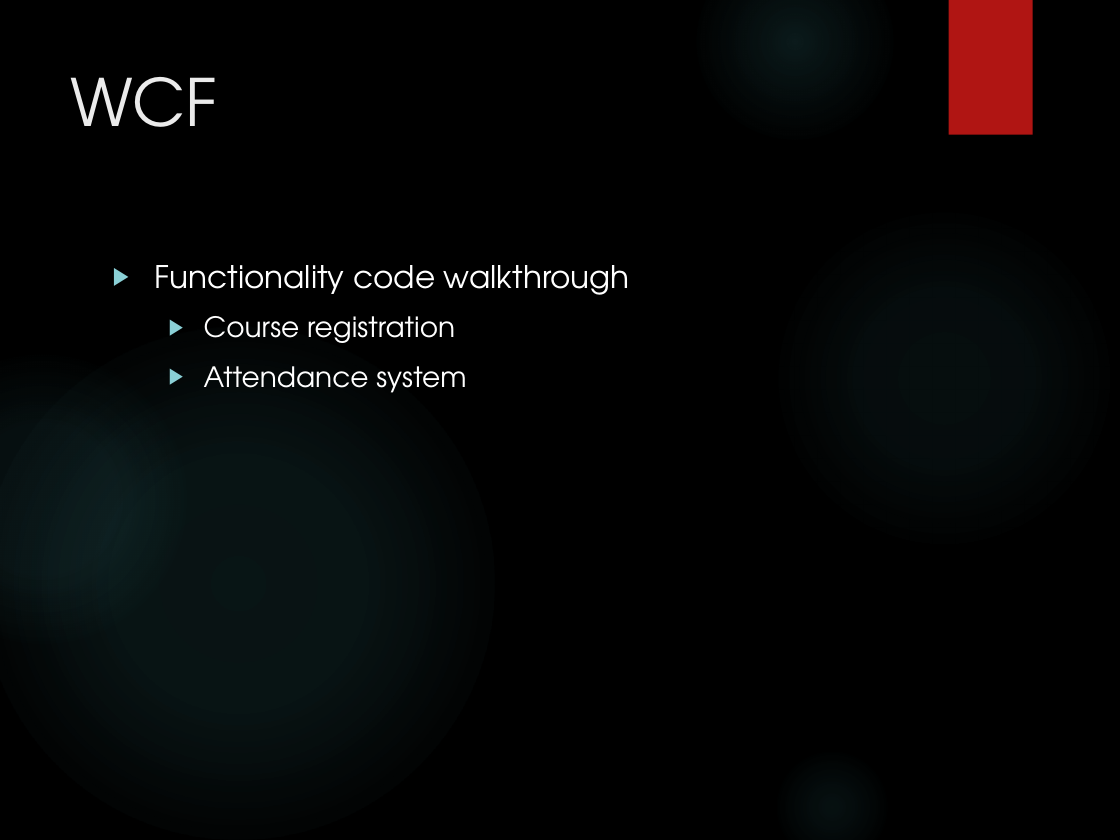
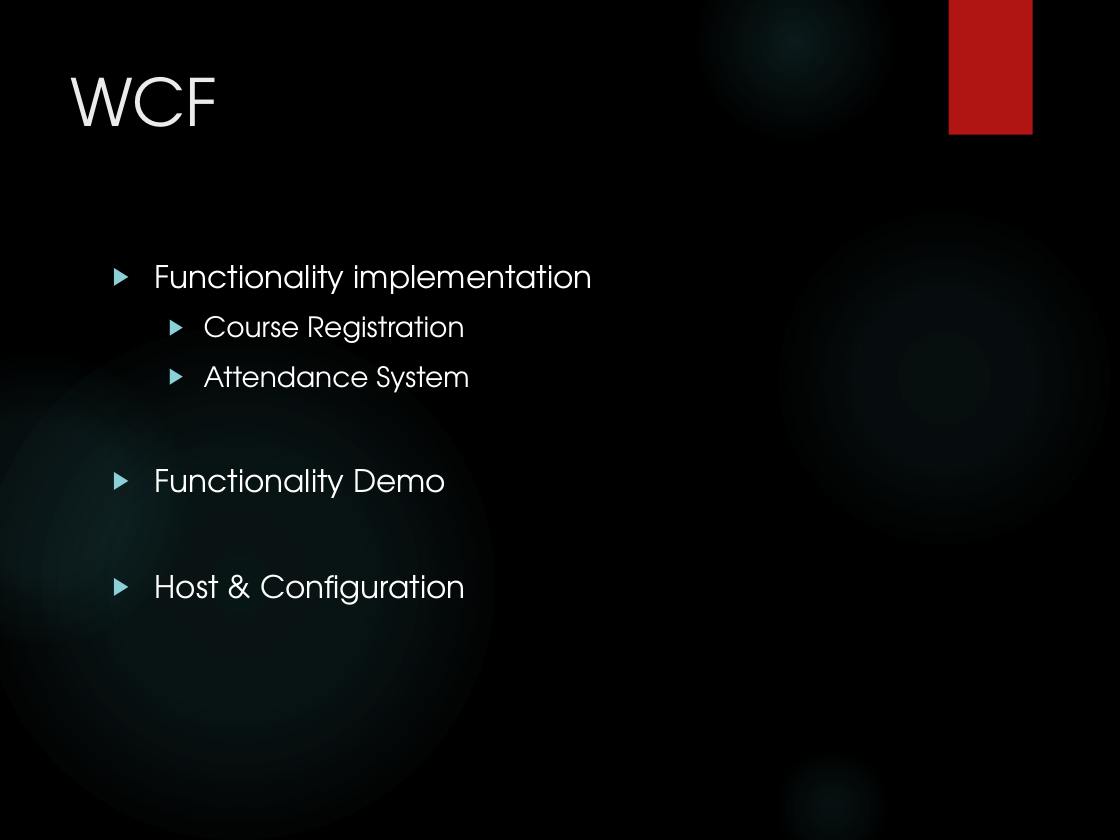
Before and after one commit to XUMINSHENG/dotNET_CA, a slide deck: slide 7 of Docs/presentation/ENET_FT1_presentation.pptx (slide 6 before the commit). Drawn at 1120x840 pixels with LibreOffice and Linux fonts; fonts in the diff are those of the drawing; background and template pictures are left out. Boxes give left, top, right and bottom in pixels: in the first picture for what was removed or moved away, otherwise in the second. Text is boxed around its words. In the diff, an @@ line names an element or a change of style, - is before the commit and + after.

Commit message:
upd ppt

```diff
--- a/Docs/presentation/ENET_FT1_presentation.pptx
+++ b/Docs/presentation/ENET_FT1_presentation.pptx
@@ text at (155, 265, 592, 605): text changed; size 18 to 20 pt @@
-▶ Functionality code walkthrough
-  ▶ Course registration
-  ▶ Attendance system
+▶ Functionality implementation
+  ▶ Course Registration
+  ▶ Attendance System
+▶ Functionality Demo
+▶ Host & Configuration
```
Also in this commit, not shown: 2 other slides changed, 1 slide added.
